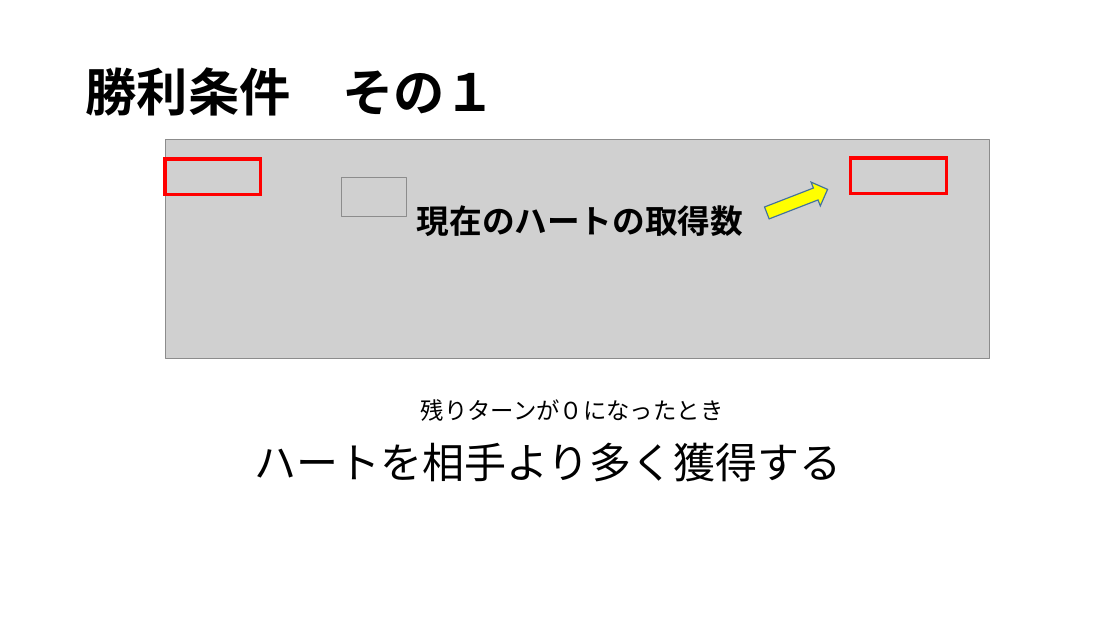
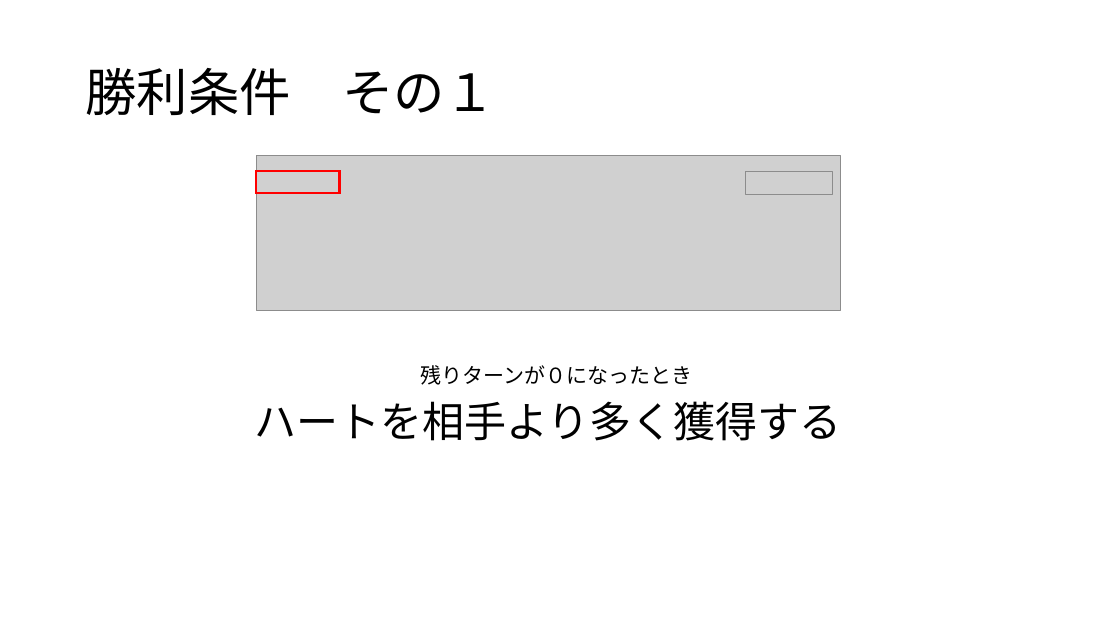
Before and after one commit to noko1024/ChaserDoc, a slide deck: slide 9 of New_U-16.pptx. Drawn at 1120x630 pixels with LibreOffice and Linux fonts; fonts in the diff are those of the drawing; grey boxes stand for pictures. Boxes give left, top, right and bottom in pixels: in the first picture for what was removed or moved away, otherwise in the second. Text is boxed around its words. In the diff, an @@ line names an element or a change of style, - is before the commit and + after.

```diff
--- a/New_U-16.pptx
+++ b/New_U-16.pptx
@@ title "勝利条件 その１" at (85, 68, 496, 115): bold off @@
@@ picture: place and size @@
-picture at (166, 139, 990, 358)
+picture at (256, 155, 841, 311)
@@ rectangle: place and size @@
-rectangle at (165, 160, 260, 195)
+rectangle at (256, 171, 340, 193)
@@ rectangle at (256, 171, 340, 193): outline #FF0000 3 pt to #FF0000 2.25 pt @@
@@ picture removed at (341, 177, 407, 217) @@
@@ picture added at (746, 171, 833, 195) @@
@@ right arrow removed at (762, 177, 832, 224) @@
@@ rectangle removed at (851, 158, 947, 193) @@
@@ text removed at (417, 205, 743, 236) @@
-現在のハートの取得数
@@ text "残りターンが０になったとき": place and size @@
-text "残りターンが０になったとき" at (421, 399, 724, 421)
+text "残りターンが０になったとき" at (421, 365, 693, 385)
@@ text "残りターンが０になったとき" at (421, 365, 693, 385): size 20 to 18 pt @@
@@ text "ハートを相手より多く獲得する": place and size @@
-text "ハートを相手より多く獲得する" at (254, 442, 841, 482)
+text "ハートを相手より多く獲得する" at (254, 401, 841, 441)
```
Also in this commit, not shown: 13 other slides changed, 2 slides added, 6 slides removed.
